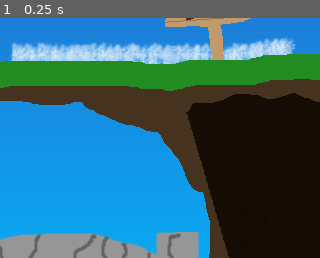
Above: before the commit, frame 1.
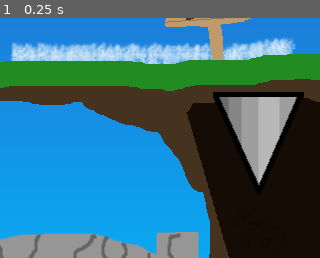
Above: after the commit, the same moment.

Repository: swashdev/minigame-madness
Game: Godot game, scene res://mini/platformer/scenes/platformer_minigame.tscn
Same seed, same stepped clock (60 frames per second), same inputs: the game is played once before the commit and once after it. This scene is started directly instead of the project's main scene.
Inputs:
- Up to frame 1 (0.25 s): no input
The pictures show only the part of the screen within x 50-100%, y 23-73%; the shares and areas given below are measured in that part.

The runs differ from the first frame. In frame 1, 5.0% of the frame differs, in the area x 66-95%, y 30-70%.

Commit message:
[LOSE] Bring back the spike.
I'm going somewhere with this.

Diff:
--- a/mini/platformer/scenes/platformer_minigame.tscn
+++ b/mini/platformer/scenes/platformer_minigame.tscn
@@ -7,6 +7,8 @@
 [ext_resource path="res://mini/platformer/scripts/platformer_minigame.gd" type="Script" id=5]
 [ext_resource path="res://mini/platformer/images/platforms/bridge.png" type="Texture" id=6]
 [ext_resource path="res://mini/platformer/images/background/bg.png" type="Texture" id=7]
+[ext_resource path="res://mini/platformer/images/obstacles/spike.png" type="Texture" id=8]
+[ext_resource path="res://mini/platformer/scripts/obstacles/spike.gd" type="Script" id=9]
 
 [sub_resource type="RectangleShape2D" id=1]
 extents = Vector2( 142.27, 10 )
@@ -133,9 +135,24 @@
 [node name="CollisionPolygon2D" type="CollisionPolygon2D" parent="Bridge"]
 polygon = PoolVector2Array( -119.793, 43.2021, -0.344666, -9.69638, 131.048, 38.6517 )
 
+[node name="Spike" type="Area2D" parent="."]
+position = Vector2( 578.022, 233.992 )
+collision_layer = 0
+script = ExtResource( 9 )
+__meta__ = {
+"_edit_group_": true
+}
+
+[node name="Sprite" type="Sprite" parent="Spike"]
+texture = ExtResource( 8 )
+
+[node name="CollisionPolygon2D" type="CollisionPolygon2D" parent="Spike"]
+polygon = PoolVector2Array( -38.3488, -45.8244, 38.4417, -45.8244, 1.06395, 42.6422 )
+
 [connection signal="died" from="FluffyPlatformer" to="." method="_on_FluffyPlatformer_died"]
 [connection signal="won" from="FluffyPlatformer" to="." method="_on_FluffyPlatformer_won"]
 [connection signal="body_entered" from="EvilExitSign" to="EvilExitSign" method="_on_EvilExitSign_body_entered"]
 [connection signal="body_entered" from="Lava" to="Lava" method="_on_Lava_body_entered"]
 [connection signal="body_entered" from="Ladder" to="FluffyPlatformer" method="_on_Ladder_body_entered"]
 [connection signal="body_exited" from="Ladder" to="FluffyPlatformer" method="_on_Ladder_body_exited"]
+[connection signal="body_entered" from="Spike" to="Spike" method="_on_Spike_body_entered"]
--- a/mini/platformer/scripts/obstacles/spike.gd
+++ b/mini/platformer/scripts/obstacles/spike.gd
@@ -17,6 +17,9 @@
 	if !_sleeping:
 		_velocity += GRAVITY * delta
 		position.y += _velocity
+		# Stop moving when the spike is well off the screen.
+		if position.y >= 580.0:
+			_sleeping = true
 
 
 # The spike has struck Fluffy and kills him.
Not shown: 1 places in mini/platformer/scenes/platformer_minigame.tscn that only renumber resources
